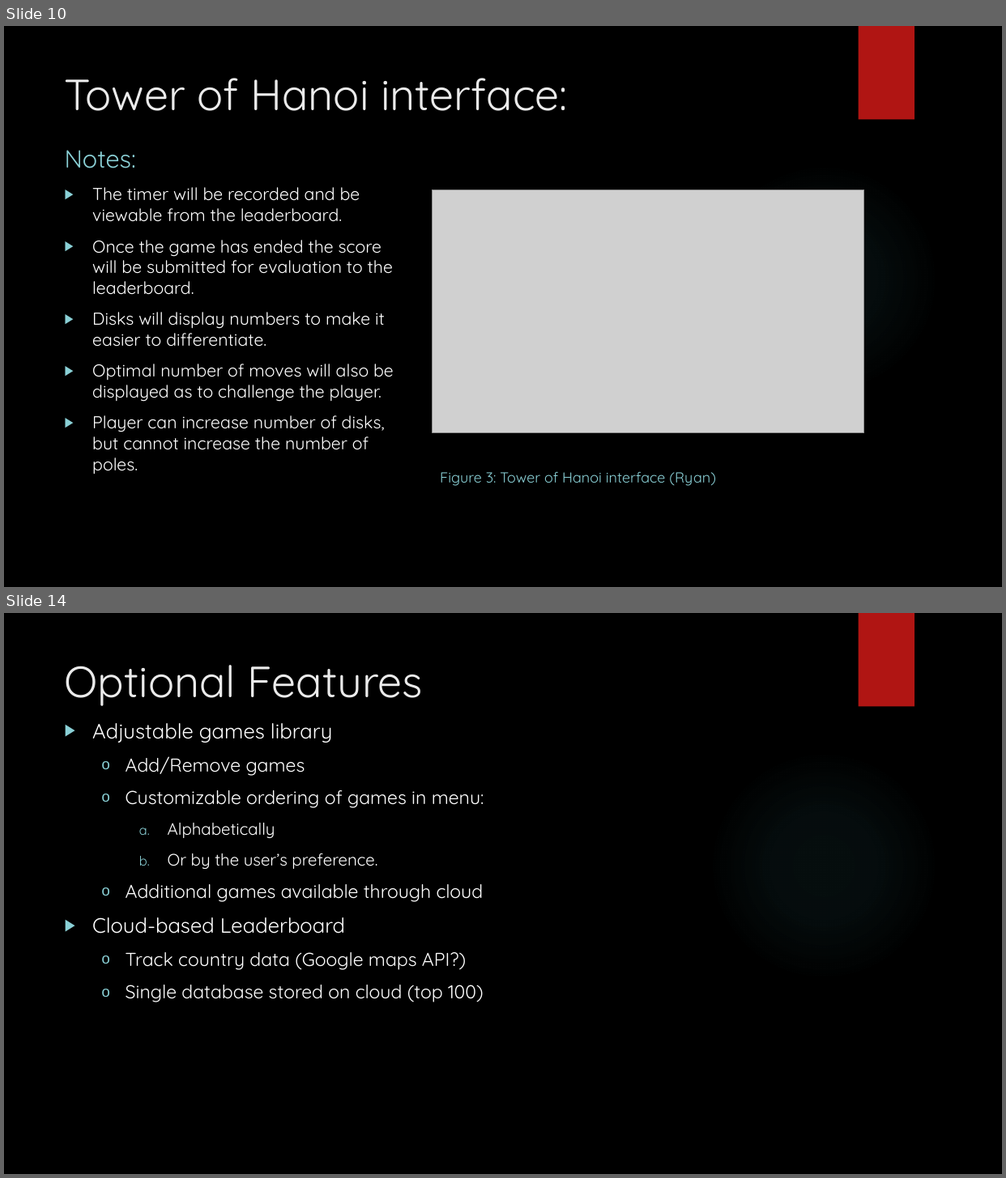
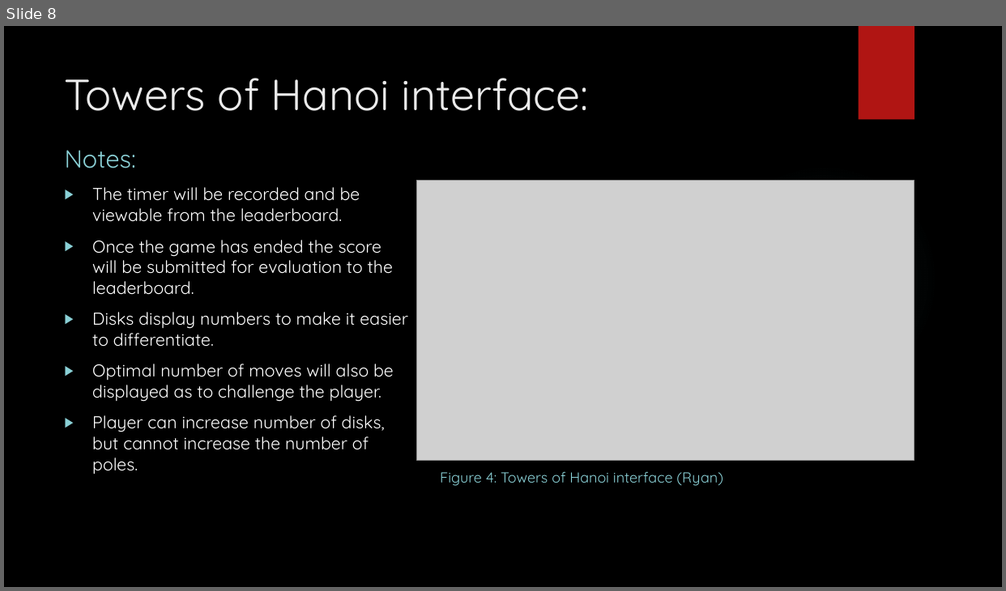
Before and after one commit to IgnitionOrk/SCaR_Arcade, a slide deck: SCaRArcade.pptx. Shown one above the other, each under a label of ours: slides 10 and 14 before the commit, slide 8 after it; the slides between them are not shown. The pictures are 1006x1178 and 1006x591 pixels, drawn with LibreOffice and Linux fonts; fonts in the diff are those of the drawing; grey boxes stand for pictures; background and template pictures are left out. Boxes give left, top, right and bottom in pixels: in the first picture for what was removed or moved away, otherwise in the second. Text is boxed around its words. In the diff, an @@ line names an element or a change of style, - is before the commit and + after.

```diff
--- a/SCaRArcade.pptx
+++ b/SCaRArcade.pptx
@@ slide 14 removed at (x1=4, y1=613, x2=1002, y2=1174), background picture (left out); not listed: 2 template elements that a slide beside it also shows @@
@@ title removed at (x1=65, y1=665, x2=423, y2=706) @@
-Optional Features
@@ text removed at (x1=92, y1=723, x2=484, y2=1003) @@
-▶ Adjustable games library
-  o Add/Remove games
-  o Customizable ordering of games in menu:
-    a. Alphabetically
-    b. Or by the user’s preference.
-  o Additional games available through cloud
-▶ Cloud-based Leaderboard
-  o Track country data (Google maps API?)
-  o Single database stored on cloud (top 100)
@@ what was slide 10 is now slide 8 @@
@@ slide 8 changed as well @@
@@ title at (x1=65, y1=78, x2=589, y2=111): text changed @@
-Tower of Hanoi interface:
+Towers of Hanoi interface:
@@ picture resized from (x1=432, y1=190, x2=864, y2=433) to (x1=416, y1=180, x2=914, y2=460) @@
@@ text at (x1=92, y1=312, x2=408, y2=347): text changed @@
-▶ Disks will display numbers to make it easier to differentiate.
+▶ Disks display numbers to make it easier to differentiate.
@@ text at (x1=440, y1=472, x2=723, y2=486): text changed @@
-Figure 3: Tower of Hanoi interface (Ryan)
+Figure 4: Towers of Hanoi interface (Ryan)
```
Also in this commit, not shown: 8 other slides changed, 3 slides added, 7 other slides removed, 1 other file.
